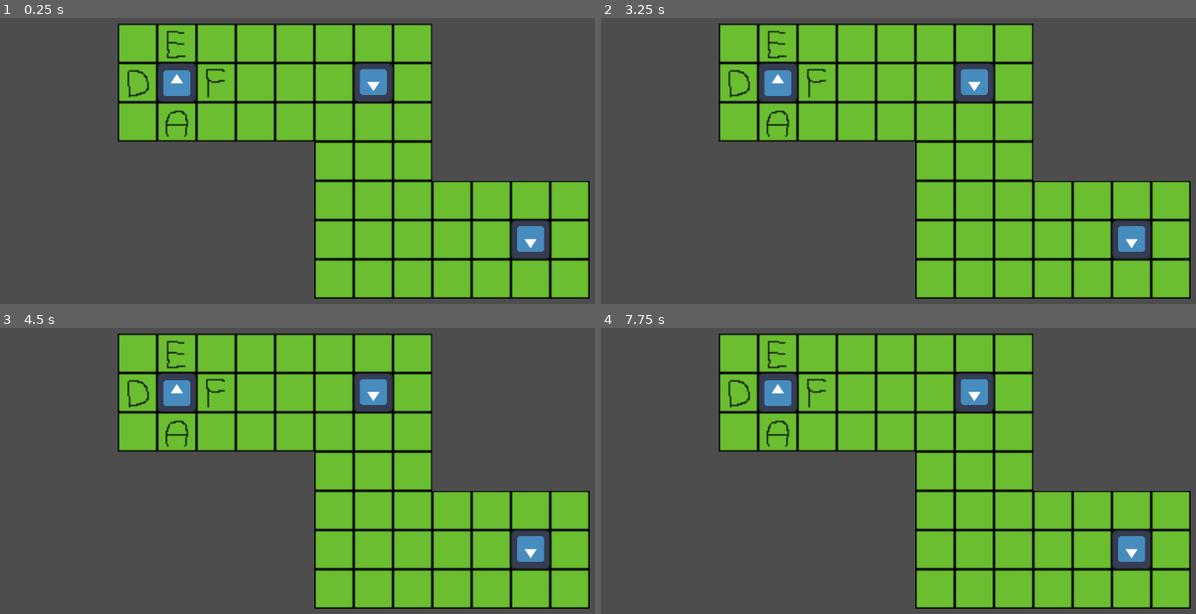
Above: before the commit, frames 1-4 (two rows, left to right).
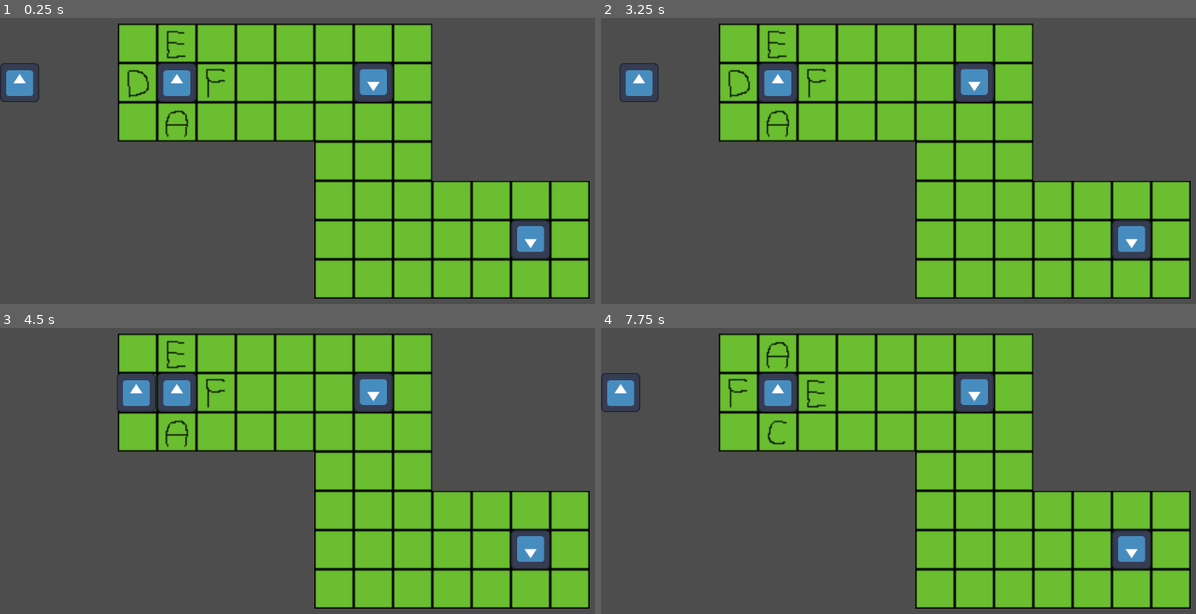
Above: after the commit, the same moments.

Repository: Bkasprzyk2077/HackYeah
Game: Godot game, scene res://levels/main.tscn
Same seed, same stepped clock (60 frames per second), same inputs: the game is played once before the commit and once after it. The engine's default icon, where the game draws it, is replaced by a stand-in: a white triangle on a blue panel in a dark square.
Inputs:
- Up to frame 1 (0.25 s): no input
- Up to frame 2 (3.25 s): tap Enter at 0.5, 2 s; tap Space at 1.25, 2.75 s
- Up to frame 3 (4.5 s): no input
- Up to frame 4 (7.75 s): tap Enter at 5.75 s; tap Space at 6.5 s

The runs differ from the first frame. In frame 1, 0.5% of the frame differs, in the area x 0-7%, y 15-30%; in frame 2, 0.5%; in frame 3, 0.9%; in frame 4, 1.1%, in the area x 0-38%, y 4-42%.

Commit message:
oppressor

Diff:
--- a/lemur/Lemur.tscn
+++ b/lemur/Lemur.tscn
@@ -14,7 +14,7 @@
 "speed": 5.0
 }]
 
-[node name="Lemur" type="Node2D"]
+[node name="Lemur" type="Node2D" groups=["lemur"]]
 script = ExtResource("1_wwuwj")
 
 [node name="AnimatedSprite2D" type="AnimatedSprite2D" parent="."]
--- a/lemur/lemur.gd
+++ b/lemur/lemur.gd
@@ -5,6 +5,8 @@
 var STEP_LENGTH = 32
 var is_moving: bool = false
 var speed: float = 0.5
+
+signal moved(position: Vector2i)
 
 func _input(event: InputEvent) -> void:
 	if event is InputEventKey:
@@ -29,6 +31,7 @@
 				await tween.finished
 				get_parent().show_cells(tile_map.local_to_map(destination))
 	check_for_victims()
+	moved.emit(position_in_map)
 	is_moving = false
 
 func check_for_victims():
--- a/levels/main.gd
+++ b/levels/main.gd
@@ -18,6 +18,8 @@
 var tiles_and_letters: Dictionary = {}
 
 var victim_count: int = 0
+
+var is_lost: bool = false
 
 # Called when the node enters the scene tree for the first time.
 func _ready():
@@ -54,7 +56,15 @@
 			tile_map.set_cell(n, 2, cells[tiles_and_letters[n]])
 
 func check_win():
-	if !victim_count:
+	if !victim_count and !is_lost:
 		print("WINNER!")
 		await get_tree().create_timer(3).timeout
 		get_tree().change_scene_to_file("res://levels/main.tscn")
+
+
+func lose():
+	if !is_lost:
+		is_lost = true
+		print("You lost!")
+		await get_tree().create_timer(3).timeout
+		get_tree().change_scene_to_file("res://levels/main.tscn")
--- a/levels/main.tscn
+++ b/levels/main.tscn
@@ -1,9 +1,10 @@
-[gd_scene load_steps=7 format=4 uid="uid://p4xnhywibotj"]
+[gd_scene load_steps=8 format=4 uid="uid://p4xnhywibotj"]
 
 [ext_resource type="Texture2D" uid="uid://3ltlq5vw4r0i" path="res://assets/test_grid.png" id="1_2siv6"]
 [ext_resource type="Script" path="res://levels/main.gd" id="1_31blt"]
 [ext_resource type="PackedScene" uid="uid://5q43fay8qshf" path="res://lemur/Lemur.tscn" id="3_tjkdi"]
 [ext_resource type="PackedScene" uid="uid://ce42bf3akcwy5" path="res://victim/Victim.tscn" id="4_phhpo"]
+[ext_resource type="PackedScene" uid="uid://co2yexvu0kwv" path="res://oppressor/Oppressor.tscn" id="5_glvsb"]
 
 [sub_resource type="TileSetAtlasSource" id="TileSetAtlasSource_sedmb"]
 texture = ExtResource("1_2siv6")
@@ -43,3 +44,7 @@
 [node name="Victim2" parent="." node_paths=PackedStringArray("tile_map") instance=ExtResource("4_phhpo")]
 position = Vector2(16, -48)
 tile_map = NodePath("../TileMapLayer")
+
+[node name="Oppressor" parent="." node_paths=PackedStringArray("tile_map") instance=ExtResource("5_glvsb")]
+position = Vector2(-272, -48)
+tile_map = NodePath("../TileMapLayer")
--- /dev/null
+++ b/oppressor/Oppressor.tscn
@@ -0,0 +1,28 @@
+[gd_scene load_steps=4 format=3 uid="uid://co2yexvu0kwv"]
+
+[ext_resource type="Script" path="res://oppressor/oppressor.gd" id="1_x1tax"]
+[ext_resource type="Texture2D" uid="uid://cywb30n6q4hra" path="res://assets/icon.svg" id="2_nmmck"]
+
+[sub_resource type="SpriteFrames" id="SpriteFrames_4x5j3"]
+animations = [{
+"frames": [{
+"duration": 1.0,
+"texture": ExtResource("2_nmmck")
+}],
+"loop": true,
+"name": &"default",
+"speed": 5.0
+}]
+
+[node name="Oppressor" type="Node2D"]
+script = ExtResource("1_x1tax")
+
+[node name="AnimatedSprite2D" type="AnimatedSprite2D" parent="."]
+scale = Vector2(0.25, 0.25)
+sprite_frames = SubResource("SpriteFrames_4x5j3")
+
+[node name="Timer" type="Timer" parent="."]
+wait_time = 3.0
+autostart = true
+
+[connection signal="timeout" from="Timer" to="." method="_on_timer_timeout"]
--- /dev/null
+++ b/oppressor/oppressor.gd
@@ -0,0 +1,48 @@
+extends Node2D
+
+@export var tile_map: TileMapLayer
+var lemur
+var lemur_path = []
+var speed = 2
+var is_moving: bool = false
+var can_move: bool = false
+
+# Called when the node enters the scene tree for the first time.
+func _ready():
+	lemur = get_tree().get_first_node_in_group("lemur")
+	lemur.connect("moved", _on_lemur_moved)
+	#lemur_path.append(tile_map.local_to_map(lemur.global_position))
+
+# Called every frame. 'delta' is the elapsed time since the previous frame.
+func _process(delta):
+	if global_position.distance_to(lemur.global_position) <= 20:
+		get_parent().lose()
+	if lemur and can_move:
+		chase()
+
+func chase():
+	if is_moving:
+		return
+	if lemur_path:
+		is_moving = true
+		var destination = tile_map.map_to_local(lemur_path.pop_front())
+		var tween: Tween = get_tree().create_tween()
+		tween.tween_property(self, "global_position", destination, speed)
+		await tween.finished
+		is_moving = false
+	else:
+		is_moving = true
+		var destination = lemur.global_position
+		var tween: Tween = get_tree().create_tween()
+		tween.tween_property(self, "global_position", destination, speed)
+		await tween.finished
+		is_moving = false
+
+
+func _on_lemur_moved(position: Vector2i):
+	lemur_path.append(position)
+	#print(position)
+
+
+func _on_timer_timeout():
+	can_move = true
Not shown, added: .DS_Store
